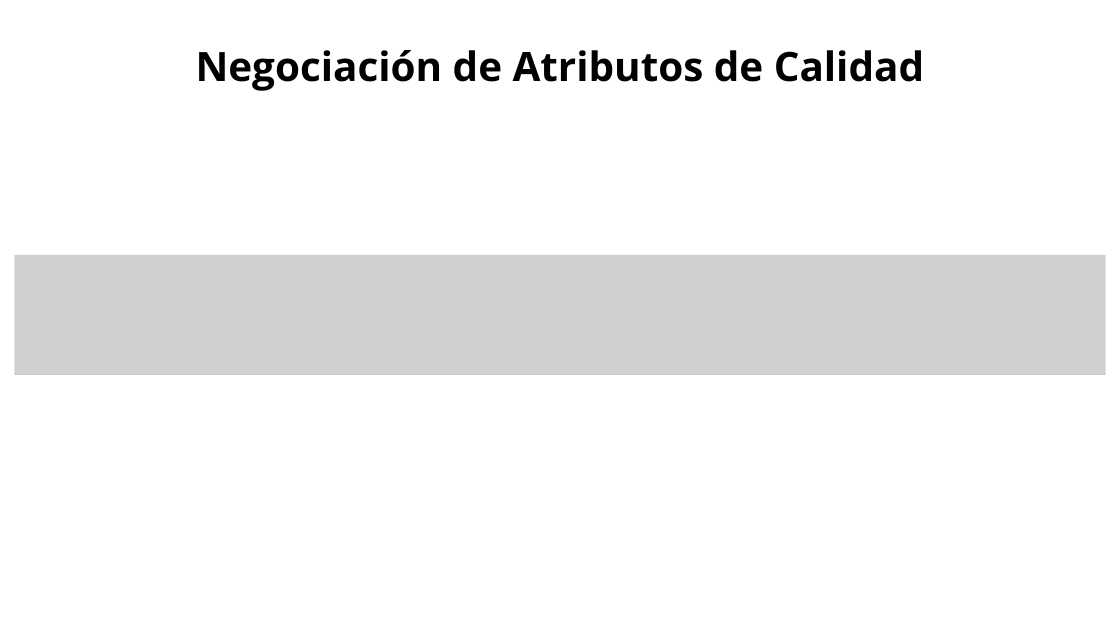
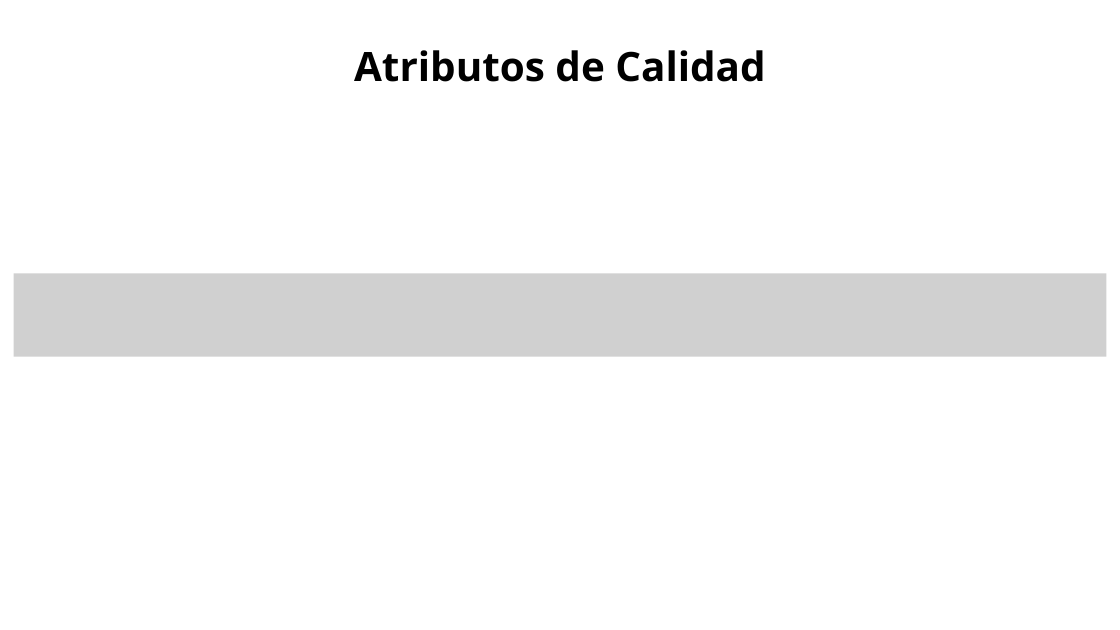
Before and after one commit to Jucer74/SoftwareArchitecture, a slide deck: slide 6 of Project/Context/SistemaSeparacionAudio.context.pptx. Drawn at 1120x630 pixels with LibreOffice and Linux fonts; fonts in the diff are those of the drawing; grey boxes stand for pictures. Boxes give left, top, right and bottom in pixels: in the first picture for what was removed or moved away, otherwise in the second. Text is boxed around its words. In the diff, an @@ line names an element or a change of style, - is before the commit and + after.

```diff
--- a/Project/Context/SistemaSeparacionAudio.context.pptx
+++ b/Project/Context/SistemaSeparacionAudio.context.pptx
@@ text at box(354, 50, 765, 82): text changed @@
-Negociación de Atributos de Calidad
+Atributos de Calidad
@@ picture: place and size @@
-picture at box(15, 255, 1106, 375)
+picture at box(13, 273, 1106, 357)
```
Also in this commit, not shown: 5 other slides changed.
